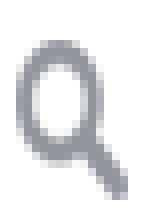
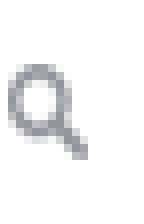
Revision of a layered 144 × 224 image; what changed, layer by layer:
painted on "Layer 2" over [8, 40, 128, 200]
